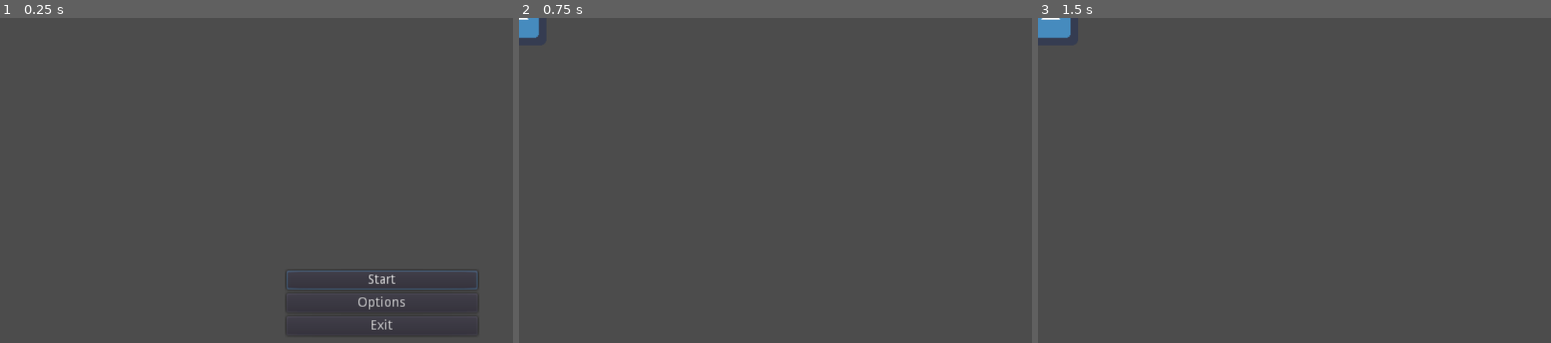
Above: before the commit, frames 1-3 (left to right).
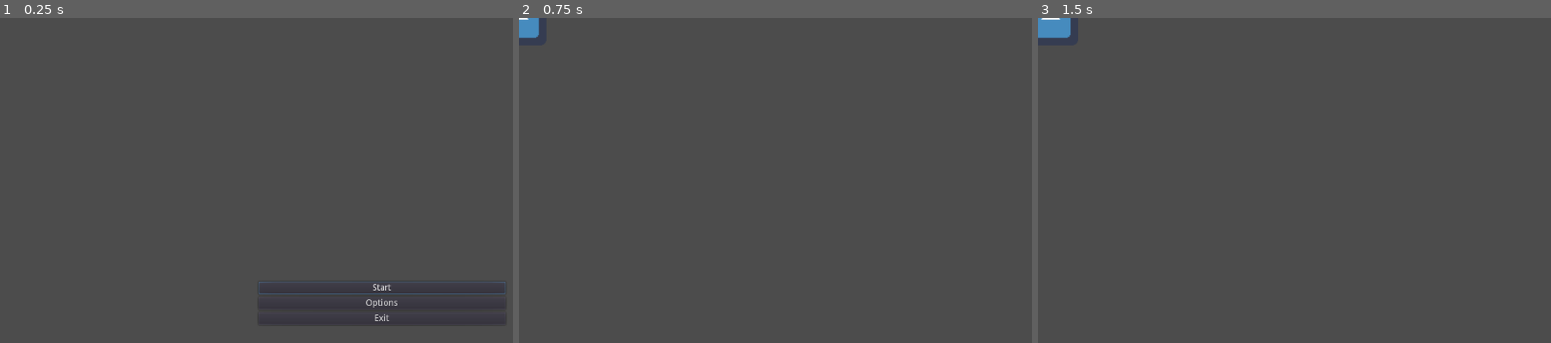
Above: after the commit, the same moments.

Repository: Game-Jammers-2021/project_toast
Game: Godot game, scene res://MainMenu.tscn
Two runs of this game, one before a commit and one after it. Both use one fixed random seed, a clock stepped at 60 frames per second and the inputs below. Before the commit the project starts from res://RootScene.tscn. The engine's default icon, where the game draws it, is replaced by a stand-in: a white triangle on a blue panel in a dark square.
Inputs:
- Up to frame 1 (0.25 s): no input
- Up to frame 2 (0.75 s): click "Start" at 0.5 s
- Up to frame 3 (1.5 s): tap Enter at 1.25 s; hold D (move_right) from 1.28 s (still down)

The runs differ from the first frame. In frame 1, 0.9% of the frame differs, in the area x 50-99%, y 77-96%; in frame 2, nothing differs; in frame 3, nothing differs.

Commit message:
Deleted 'rootscene' and restructured so main scene is main menu now

Diff:
--- a/EndScene.tscn
+++ b/EndScene.tscn
@@ -1,3 +1,37 @@
 [gd_scene format=2]
 
-[node name="EndScene" type="Node2D"]
+[node name="EndScene" type="Control"]
+anchor_right = 1.0
+anchor_bottom = 1.0
+__meta__ = {
+"_edit_use_anchors_": false
+}
+
+[node name="EndMenuVBOX" type="VBoxContainer" parent="."]
+anchor_left = 0.5
+anchor_top = 0.5
+anchor_right = 0.5
+anchor_bottom = 0.5
+margin_left = -167.5
+margin_top = -76.5
+margin_right = 167.5
+margin_bottom = 76.5
+alignment = 1
+__meta__ = {
+"_edit_use_anchors_": false
+}
+
+[node name="PlayAgainButton" type="Button" parent="EndMenuVBOX"]
+margin_top = 54.0
+margin_right = 335.0
+margin_bottom = 74.0
+text = "Play Again"
+
+[node name="ExitButton" type="Button" parent="EndMenuVBOX"]
+margin_top = 78.0
+margin_right = 335.0
+margin_bottom = 98.0
+text = "Exit"
+__meta__ = {
+"_edit_use_anchors_": false
+}
--- a/MainMenu.tscn
+++ b/MainMenu.tscn
@@ -3,17 +3,24 @@
 [ext_resource path="res://MainMenu.gd" type="Script" id=1]
 
 [node name="Main Menu" type="Control"]
-rect_scale = Vector2( 1.25, 1.25 )
+anchor_left = 0.5
+anchor_top = 0.5
+anchor_right = 0.5
+anchor_bottom = 0.5
 script = ExtResource( 1 )
 __meta__ = {
 "_edit_use_anchors_": false
 }
 
 [node name="VBoxContainer" type="VBoxContainer" parent="."]
-margin_left = -100.0
-margin_top = -37.5
-margin_right = 100.0
-margin_bottom = 37.5
+anchor_left = 0.5
+anchor_top = 0.5
+anchor_right = 0.5
+anchor_bottom = 0.5
+margin_left = -194.0
+margin_top = -72.5
+margin_right = 194.0
+margin_bottom = 72.5
 rect_pivot_offset = Vector2( 100, 37.5 )
 alignment = 1
 __meta__ = {
@@ -21,24 +28,24 @@
 }
 
 [node name="Start Button" type="Button" parent="VBoxContainer"]
-margin_top = 3.0
-margin_right = 200.0
-margin_bottom = 23.0
+margin_top = 38.0
+margin_right = 388.0
+margin_bottom = 58.0
 text = "Start"
 
 [node name="Options Button" type="Button" parent="VBoxContainer"]
-margin_top = 27.0
-margin_right = 200.0
-margin_bottom = 47.0
+margin_top = 62.0
+margin_right = 388.0
+margin_bottom = 82.0
 text = "Options"
 __meta__ = {
 "_edit_use_anchors_": false
 }
 
 [node name="Exit Button" type="Button" parent="VBoxContainer"]
-margin_top = 51.0
-margin_right = 200.0
-margin_bottom = 71.0
+margin_top = 86.0
+margin_right = 388.0
+margin_bottom = 106.0
 text = "Exit"
 __meta__ = {
 "_edit_use_anchors_": false
--- a/RootScene.tscn
+++ /dev/null
@@ -1,12 +0,0 @@
-[gd_scene load_steps=2 format=2]
-
-[ext_resource path="res://MainMenu.tscn" type="PackedScene" id=1]
-
-[node name="RootScene" type="Node2D"]
-
-[node name="Main Menu" parent="." instance=ExtResource( 1 )]
-margin_left = 600.0
-margin_top = 450.0
-margin_right = 600.0
-margin_bottom = 450.0
-rect_scale = Vector2( 1.5, 1.5 )
--- a/project.godot
+++ b/project.godot
@@ -11,7 +11,7 @@
 [application]
 
 config/name="Project_Toast"
-run/main_scene="res://RootScene.tscn"
+run/main_scene="res://MainMenu.tscn"
 config/icon="res://icon.png"
 
 [display]
Not shown, removed: bear.svg
Not shown, removed: bear.svg.import
